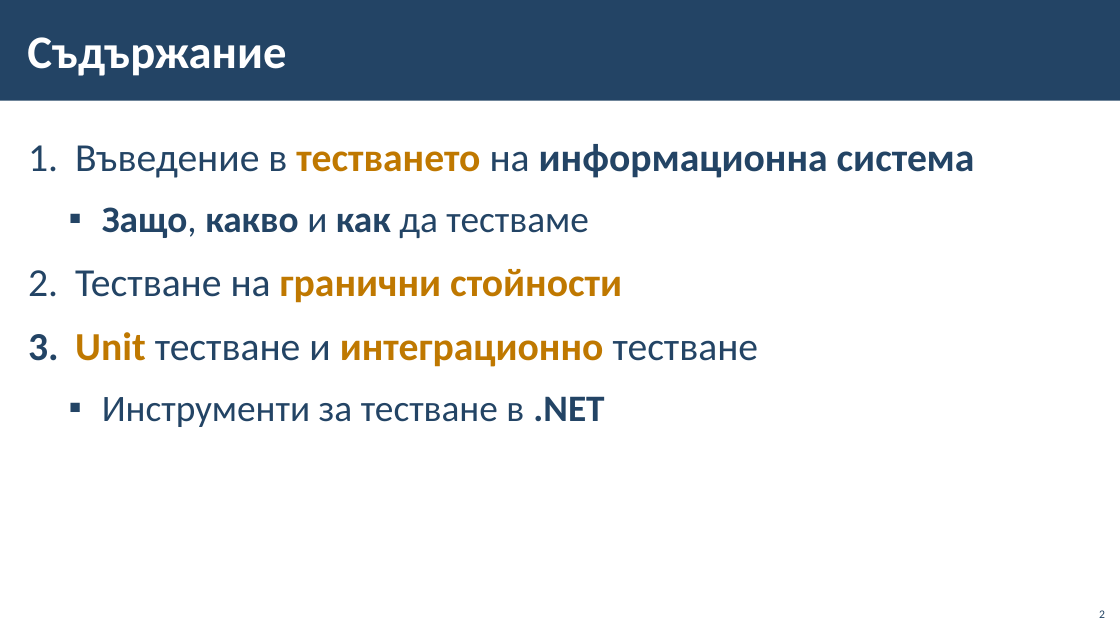
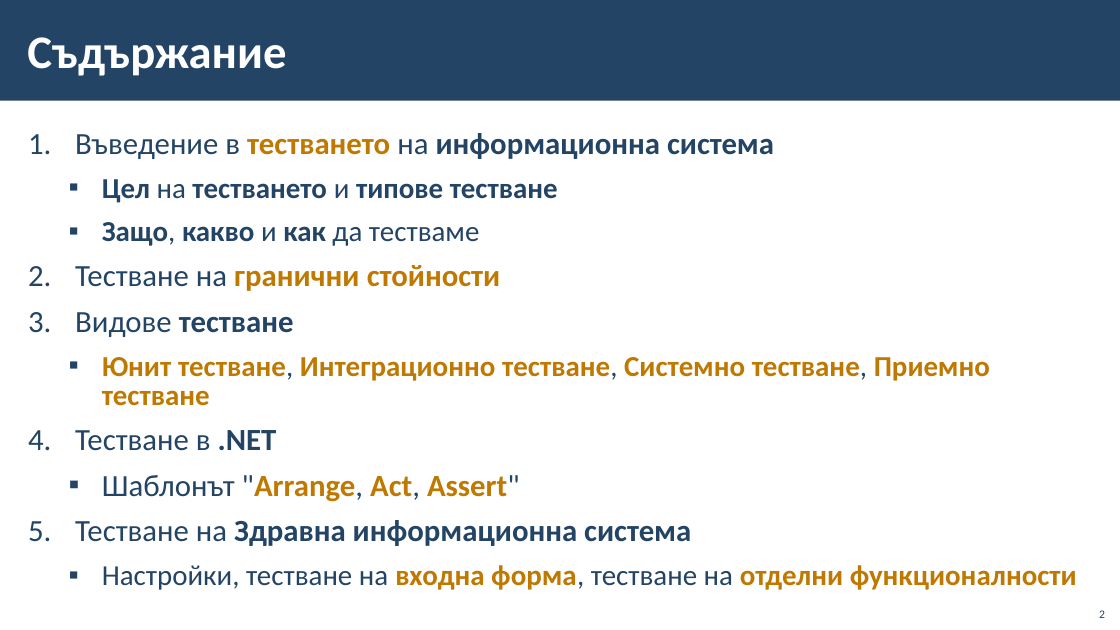
Before and after one commit to BG-IT-Edu/School-Programming, a slide deck: slide 2 of Courses/Software-Sciences/Module-4-Information-Systems-New/13-Information-System-Testing/13-Information-System-Testing.pptx. Drawn at 1120x630 pixels with LibreOffice and Linux fonts; fonts in the diff are those of the drawing; background and template pictures are left out. Boxes give left, top, right and bottom in pixels: in the first picture for what was removed or moved away, otherwise in the second. Text is boxed around its words. In the diff, an @@ line names an element or a change of style, - is before the commit and + after.

```diff
--- a/Courses/Software-Sciences/Module-4-Information-Systems-New/13-Information-System-Testing/13-Information-System-Testing.pptx
+++ b/Courses/Software-Sciences/Module-4-Information-Systems-New/13-Information-System-Testing/13-Information-System-Testing.pptx
@@ text at (x1=75, y1=133, x2=774, y2=291): size 34 to 26.4 pt in "Въведение в тестването на информационна система", "Тестване на гранични стойности"; size 32 to 24.8 pt in "Защо, какво и как да тестваме"; line spacing 1.05 to 0.85 @@
@@ text at (x1=102, y1=179, x2=558, y2=203): paragraph added @@
+  ▪ Цел на тестването и типове тестване
@@ text at (x1=75, y1=312, x2=1077, y2=590): text changed; size 34 to 24.8 pt; text colour #234465 to #BF7800; bold on @@
-3. Unit тестване и интеграционно тестване
-  ▪ Инструменти за тестване в .NET
+3. Видове тестване
+  ▪ Юнит тестване, Интеграционно тестване, Системно тестване, Приемно тестване
+4. Тестване в .NET
+  ▪ Шаблонът "Arrange, Act, Assert"
+5. Тестване на Здравна информационна система
+  ▪ Настройки, тестване на входна форма, тестване на отделни функционалности
```
Also in this commit, not shown: 10 other slides changed, 30 slides added, 3 slides removed.
